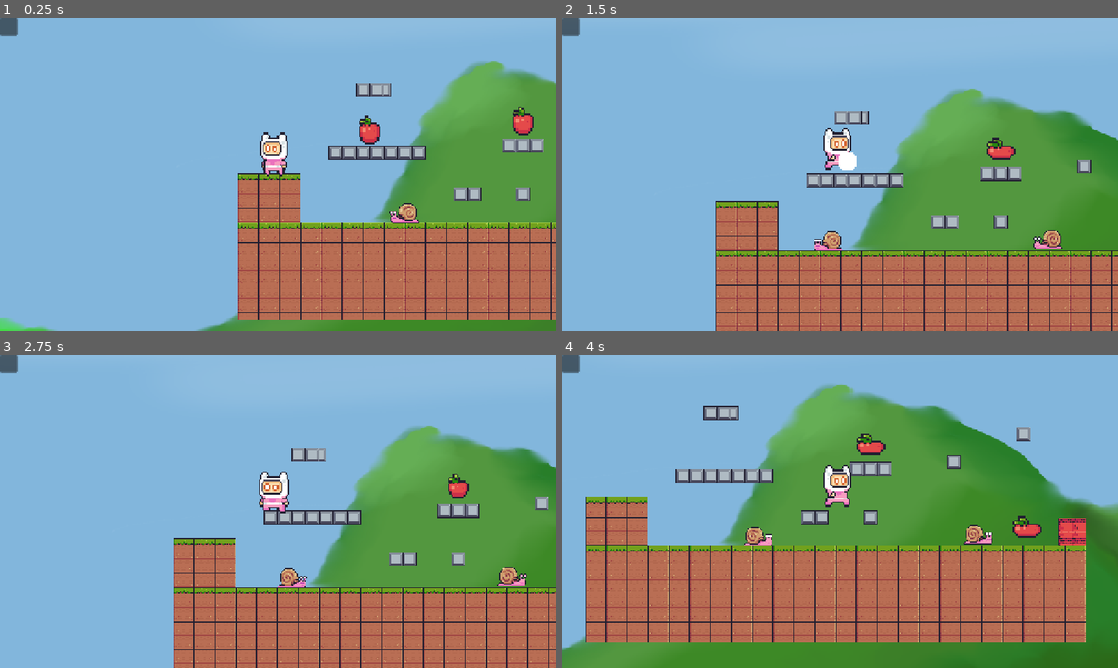
Above: before the commit, frames 1-4 (two rows, left to right).
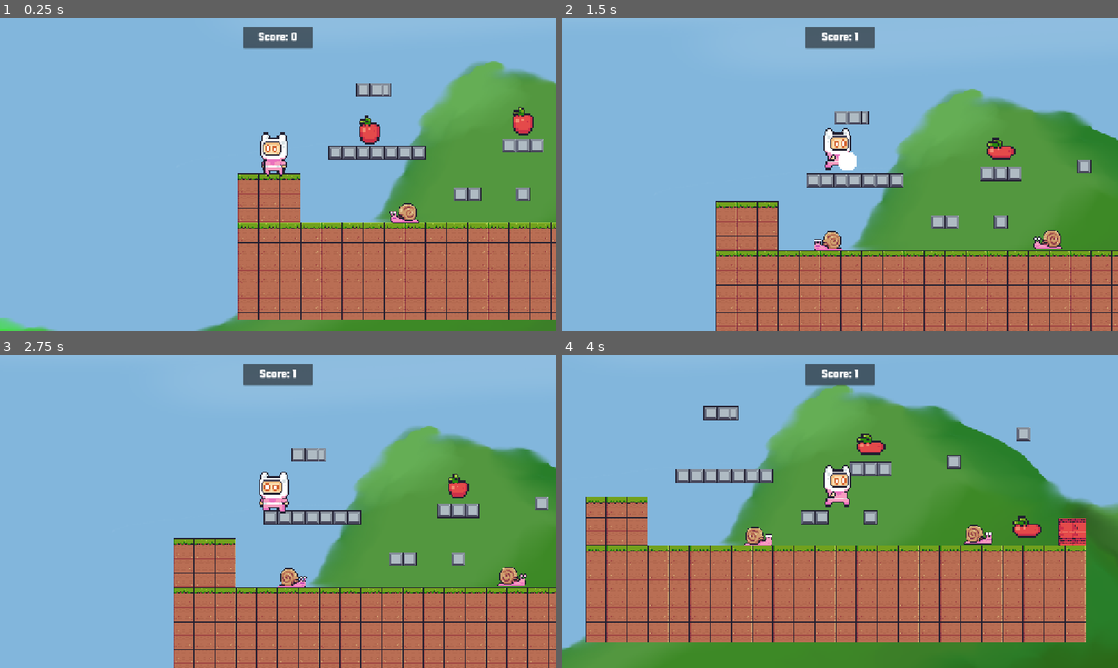
Above: after the commit, the same moments.

Repository: ezargg64-lgtm/haven2
Game: Godot game, scene res://scenes/main.tscn
The game is run twice, just before and just after one commit, with the same random seed, the same clock (stepped at 60 frames per second) and the same inputs.
Inputs:
- Up to frame 1 (0.25 s): no input
- Up to frame 2 (1.5 s): tap Enter (ui_accept) at 0.5 s; hold D (right) from 0.53 s (still down); tap Space (jump) at 0.77 s
- Up to frame 3 (2.75 s): tap Space (jump) at 1.52 s; release D (right) at 2.03 s; hold A (left) from 2.03 s (still down)
- Up to frame 4 (4 s): release A (left) at 2.78 s; hold D (right) from 2.78 s (still down); tap Space (jump) at 3.02, 3.77 s

The runs differ from the first frame. In frame 1, 1.1% of the frame differs, in the area x 0-57%, y 0-10%; in frame 2, 1.1%; in frame 3, 1.1%; in frame 4, 1.1%.
Error before the commit: Invalid assignment of property or key 'text' with value of type 'String' on a base object of type 'null instance'. (res://scripts/main.gd:26)

Commit message:
add scoreboard

Diff:
--- a/scenes/main.tscn
+++ b/scenes/main.tscn
@@ -2,15 +2,40 @@
 
 [ext_resource type="Script" uid="uid://ck0x6iekkp1sr" path="res://scripts/main.gd" id="1_0wfyh"]
 [ext_resource type="PackedScene" uid="uid://r7tjo6u5ilkg" path="res://scenes/level_root.tscn" id="1_o5qli"]
+[ext_resource type="FontFile" uid="uid://dxrv5xklxky5j" path="res://assets/fonts/Square-Black.ttf" id="3_font"]
 
 [node name="main" type="Node2D" unique_id=2059420539]
 script = ExtResource("1_0wfyh")
 
 [node name="LevelRoot" parent="." unique_id=827357469 instance=ExtResource("1_o5qli")]
-position = Vector2(207, -2)
 
 [node name="HUD" type="CanvasLayer" parent="." unique_id=1260989613]
 
-[node name="Panel" type="Panel" parent="HUD" unique_id=144540081]
-offset_right = 40.0
-offset_bottom = 40.0
+[node name="ScorePanel" type="Panel" parent="HUD" unique_id=144540081]
+anchors_preset = 5
+anchor_left = 0.5
+anchor_right = 0.5
+offset_left = -80.0
+offset_top = 20.0
+offset_right = 80.0
+offset_bottom = 70.0
+grow_horizontal = 2
+
+[node name="ScoreLabel" type="Label" parent="HUD/ScorePanel" unique_id=144540082]
+layout_mode = 1
+anchors_preset = 8
+anchor_left = 0.5
+anchor_top = 0.5
+anchor_right = 0.5
+anchor_bottom = 0.5
+offset_left = -60.0
+offset_top = -18.0
+offset_right = 60.0
+offset_bottom = 18.0
+grow_horizontal = 2
+grow_vertical = 2
+theme_override_fonts/font = ExtResource("3_font")
+theme_override_font_sizes/font_size = 28
+text = "Score: 0"
+horizontal_alignment = 1
+vertical_alignment = 1
